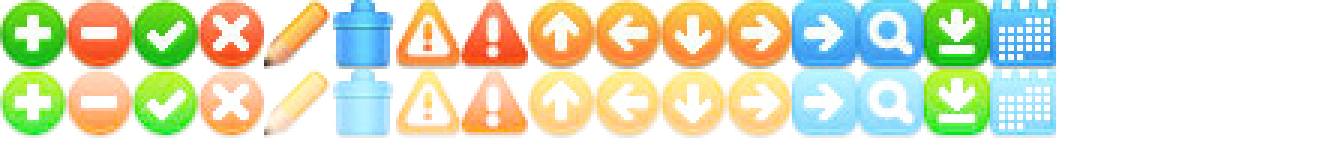
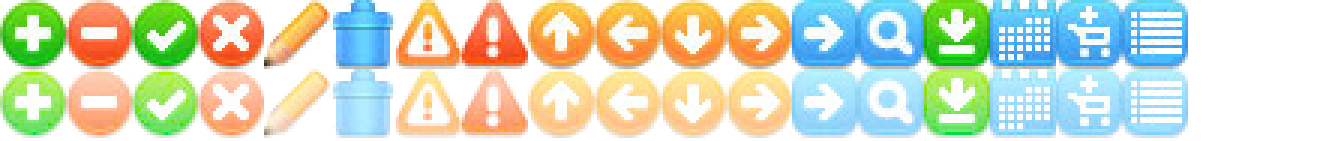
Two versions of the same layered image (1323px x 141px). Layer-by-layer changes:
moved "Pasted Layer #2" above "Pasted Layer", painted on it over [15, 0, 1188, 75]
painted on "Pasted Layer" over [0, 69, 1188, 141]
